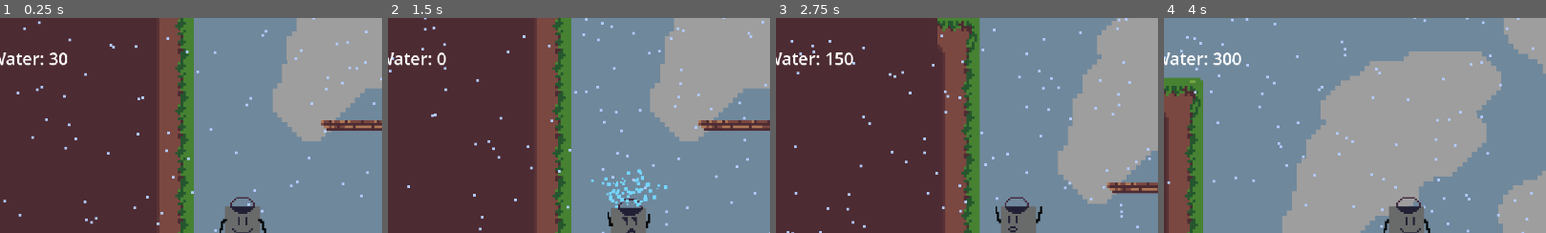
Above: before the commit, frames 1-4 (left to right).
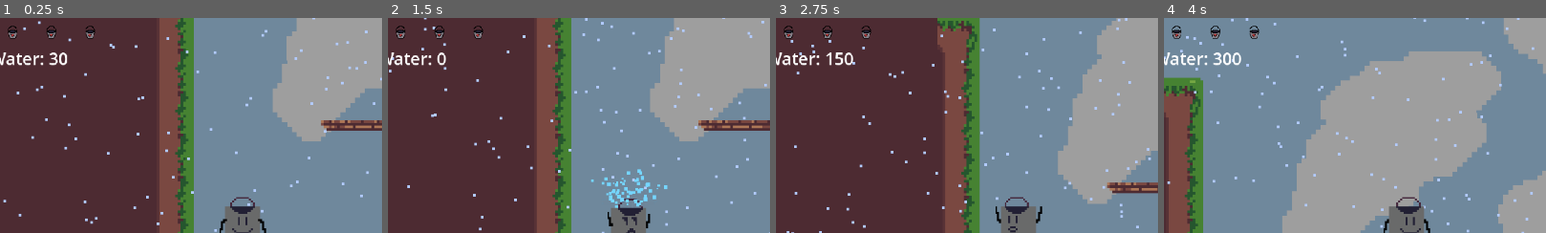
Above: after the commit, the same moments.

Repository: nsriv531/GWJ58
Game: Godot game, scene res://Scene/Levels/Level1.tscn
The game is run twice, just before and just after one commit, with the same random seed, the same clock (stepped at 60 frames per second) and the same inputs.
Inputs:
- Up to frame 1 (0.25 s): no input
- Up to frame 2 (1.5 s): hold D (right) from 0.53 s (still down); tap Space (dump) at 0.6, 1.35 s; tap W (jump) at 0.77 s
- Up to frame 3 (2.75 s): tap W (jump) at 1.52 s; release D (right) at 2.03 s; hold A (left) from 2.03 s (still down); tap Space (dump) at 2.1 s
- Up to frame 4 (4 s): release A (left) at 2.78 s; hold D (right) from 2.78 s (still down); tap Space (dump) at 2.85, 3.6 s; tap W (jump) at 3.02, 3.77 s
The pictures show only the part of the screen within x 18-68%, y 15-65%; the shares and areas given below are measured in that part.

The runs differ from the first frame. In frame 1, 0.3% of the frame differs, in the area x 2-25%, y 3-10%; in frame 2, 0.3%; in frame 3, 0.3%; in frame 4, 0.3%.

Commit message:
healthbar

Diff:
--- /dev/null
+++ b/Objects/HealthBar.gd
@@ -0,0 +1,22 @@
+extends Control
+
+
+
+var heart_size = Vector2(73,112)
+
+# Called when the node enters the scene tree for the first time.
+func _ready() -> void:
+
+	pass # Replace with function body.
+
+
+# Called every frame. 'delta' is the elapsed time since the previous frame.
+func _process(delta: float) -> void:
+	pass
+
+
+func _on_life_changed(health) -> void:
+
+	print_debug( health)
+	$heart.set_size(heart_size * Vector2(1 * health,1))
+	pass # Replace with function body.
--- a/Objects/NewPlayer.gd
+++ b/Objects/NewPlayer.gd
@@ -1,4 +1,9 @@
 extends CharacterBody2D
+
+signal life_changed(health)
+var damage = 0.5
+var max_hearts: int = 3
+var hearts: float = max_hearts
 
 enum{IDLE, DUMP, HIT, LEFT,RIGHT}
 @export var SPRING_VELOCITY: float = -1000.0
@@ -18,6 +23,7 @@
 
 func _ready():
 	state = IDLE
+	life_changed.emit(hearts)
 	$Camera2D/Label.text = "Water:"
 	$AnimatedSprite2D.play("idle")
 
@@ -141,11 +147,16 @@
 func hit(knock_back):
 	velocity.x = knock_back
 	velocity.y = JUMP_VELOCITY
-	if is_full():
-		$AnimatedSprite2D.play("hit_left_full")
+	hearts -= damage
+	if(hearts <= 0):
+		hearts
 	else:
-		$AnimatedSprite2D.play("hit_left")
-	state = HIT
+		life_changed.emit(hearts)
+		if is_full():
+			$AnimatedSprite2D.play("hit_left_full")
+		else:
+			$AnimatedSprite2D.play("hit_left")
+		state = HIT
 
 func is_full():
 	if water_fill < 800:
--- a/Objects/Player.tscn
+++ b/Objects/Player.tscn
@@ -18,6 +18,8 @@
 [ext_resource type="Texture2D" uid="uid://bsmoc1c6e2h20" path="res://Art/bucky/buckyright-movementwetslow.png" id="15_bxp8o"]
 [ext_resource type="AudioStream" uid="uid://d07g1nlesjbf0" path="res://Music/fullnotif.wav" id="17_afiyt"]
 [ext_resource type="AudioStream" uid="uid://okqvjwjm6271" path="res://Music/walk.wav" id="18_0bxn5"]
+[ext_resource type="Texture2D" uid="uid://b1udi2oeparkf" path="res://Art/bucky/bucketheart.png" id="19_bfleq"]
+[ext_resource type="Script" path="res://Objects/HealthBar.gd" id="19_ejb24"]
 
 [sub_resource type="CapsuleShape2D" id="CapsuleShape2D_x1cbm"]
 radius = 42.0
@@ -340,3 +342,33 @@
 
 [node name="walk_left" type="AudioStreamPlayer2D" parent="."]
 stream = ExtResource("18_0bxn5")
+
+[node name="life" type="Control" parent="."]
+layout_mode = 3
+anchors_preset = 0
+offset_left = -491.0
+offset_top = -404.0
+offset_right = -451.0
+offset_bottom = -364.0
+script = ExtResource("19_ejb24")
+
+[node name="heart" type="TextureRect" parent="life"]
+texture_filter = 1
+layout_mode = 1
+anchors_preset = 8
+anchor_left = 0.5
+anchor_top = 0.5
+anchor_right = 0.5
+anchor_bottom = 0.5
+offset_left = -1.0
+offset_top = -33.0
+offset_right = 69.0
+offset_bottom = 79.0
+grow_horizontal = 2
+grow_vertical = 2
+size_flags_vertical = 0
+texture = ExtResource("19_bfleq")
+expand_mode = 1
+stretch_mode = 1
+
+[connection signal="life_changed" from="." to="life" method="_on_life_changed"]
--- a/Scene/Levels/Level1.tscn
+++ b/Scene/Levels/Level1.tscn
@@ -100,3 +100,5 @@
 
 [node name="EndFlag" parent="." instance=ExtResource("14_6ip5k")]
 position = Vector2(1037, 208)
+
+[connection signal="pause_game_signal" from="." to="Player" method="_on_node_2d_pause_game_signal"]
--- a/Scene/Main.gd
+++ b/Scene/Main.gd
@@ -1,5 +1,5 @@
 extends Node2D
-
+signal  pause_game_signal
 @export var level_num:int = 1
 @onready var player = $Player
 
@@ -32,3 +32,8 @@
 	#$GPUParticles2D.position.y = $Player.position.y
 
 	pass
+
+
+func pause_Game():
+	get_tree().paused
+	pass
Binary file added: Art/bucky/bucketheart.png
Not shown, added: Art/bucky/bucketheart.png.import
Binary file added: Art/bucky/bucketheartsmall.png
Not shown, added: Art/bucky/bucketheartsmall.png.import
Not shown: 1 places in Objects/Player.tscn that only renumber resources
Not shown: 2 places in Scene/Levels/BossLevel.tscn that only renumber resources
